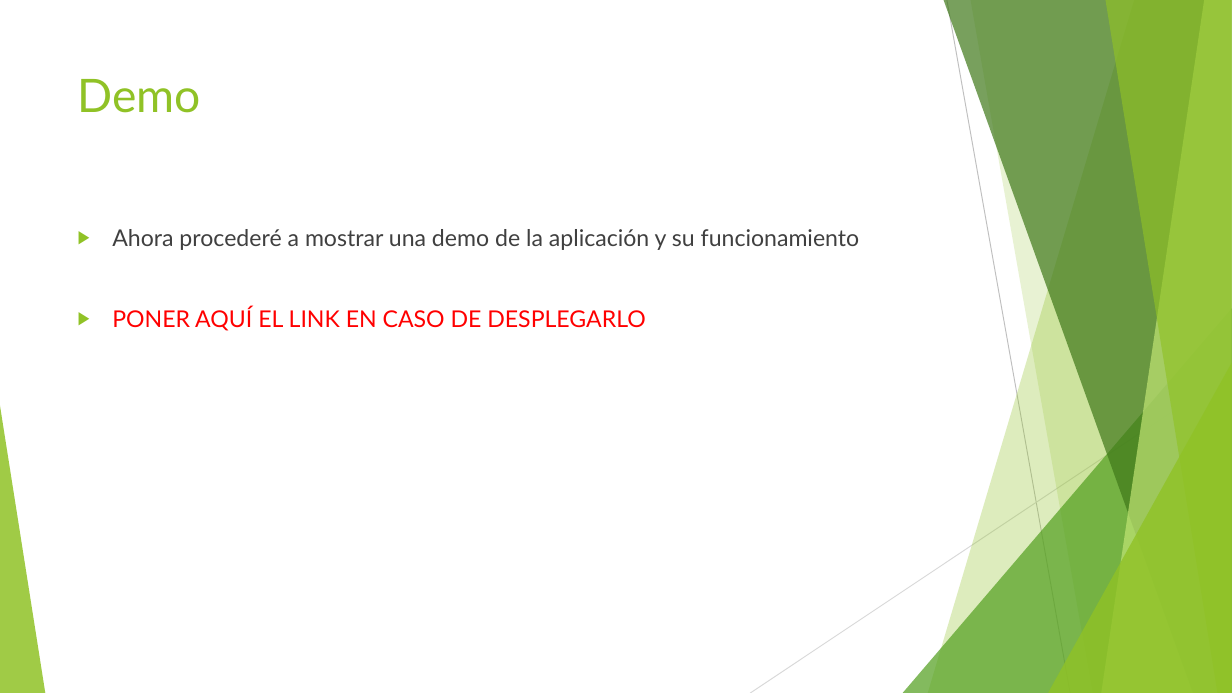
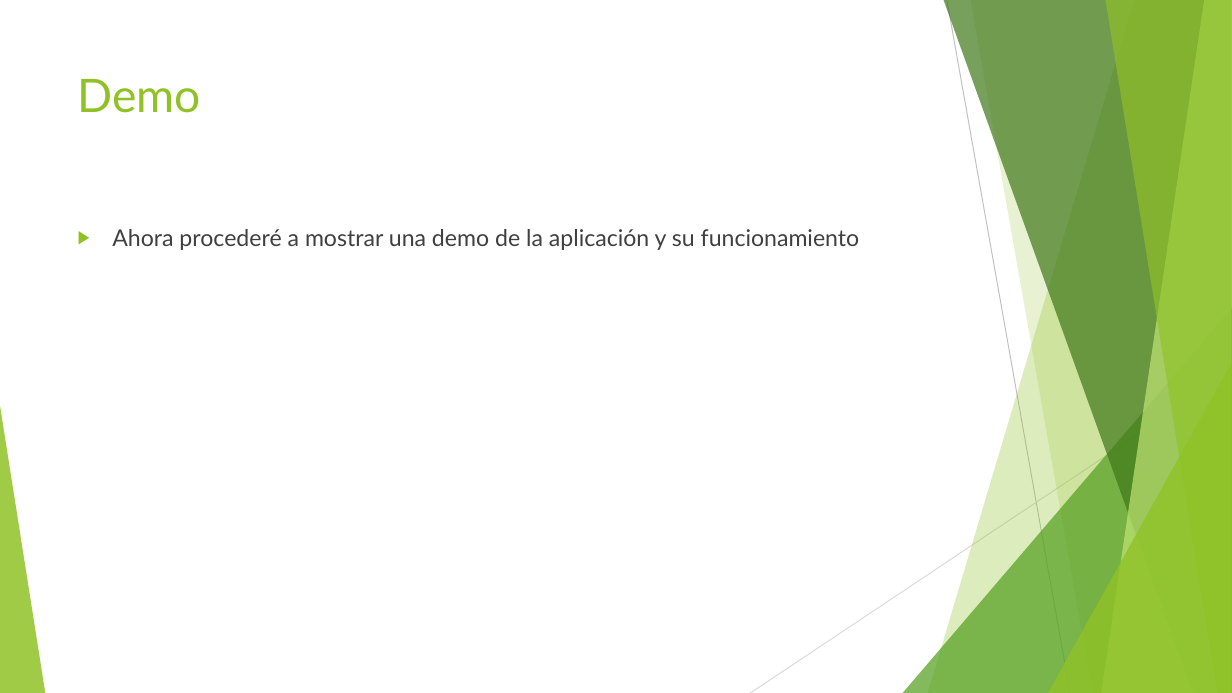
Before and after one commit to AlVelRap/dietario, a slide deck: slide 16 of Presentacion y memorias/Gestor de Dietas.pptx (slide 9 before the commit). Drawn at 1232x693 pixels with LibreOffice and Linux fonts; fonts in the diff are those of the drawing. Boxes give left, top, right and bottom in pixels: in the first picture for what was removed or moved away, otherwise in the second. Text is boxed around its words. In the diff, an @@ line names an element or a change of style, - is before the commit and + after.

```diff
--- a/Presentacion y memorias/Gestor de Dietas.pptx
+++ b/Presentacion y memorias/Gestor de Dietas.pptx
@@ text at box(112, 306, 645, 331): paragraph removed @@
-▶ PONER AQUÍ EL LINK EN CASO DE DESPLEGARLO
```
Also in this commit, not shown: 5 other slides changed, 9 slides added, 5 other files.
